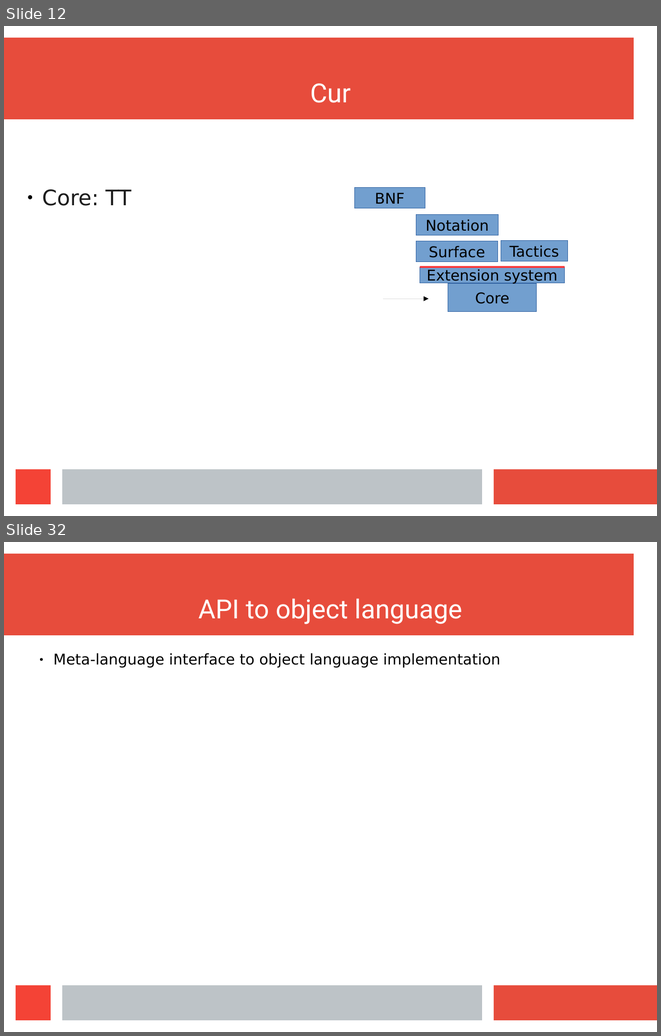
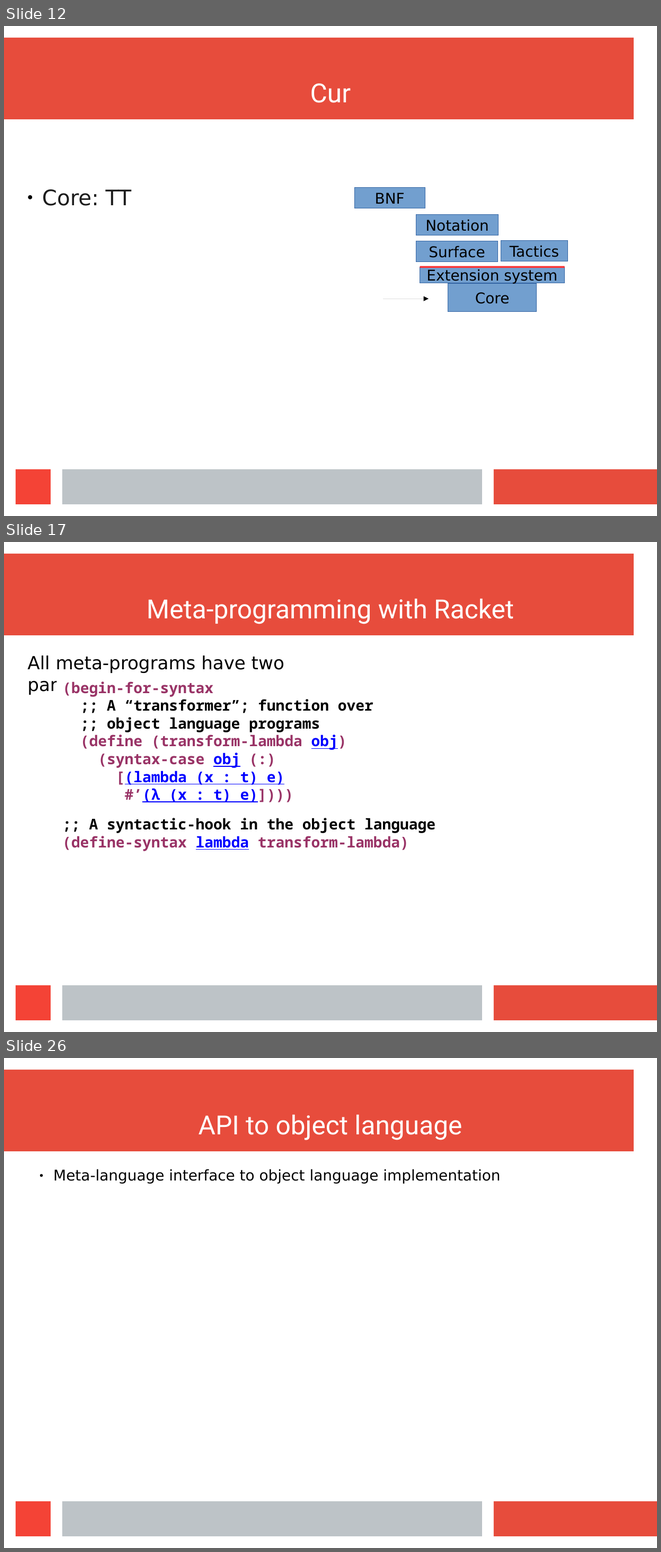
Before and after one commit to wilbowma/cur, a slide deck: hope-2016/slides.odp. Shown one above the other, each under a label of ours: slides 12 and 32 before the commit, slides 12, 17 and 26 after it; the slides between them are not shown. The pictures are 661x1036 and 661x1552 pixels, drawn with LibreOffice and Linux fonts; fonts in the diff are those of the drawing. Boxes give left, top, right and bottom in pixels: in the first picture for what was removed or moved away, otherwise in the second. Text is boxed around its words. In the diff, an @@ line names an element or a change of style, - is before the commit and + after.

```diff
--- a/hope-2016/slides.odp
+++ b/hope-2016/slides.odp
@@ slide 17 added at box(4, 542, 657, 1032), background #FFFFFF; not listed: 4 template elements that a slide beside it also shows @@
@@ title added at box(147, 598, 514, 624), 32 pt, text #FFFFFF @@
+Meta-programming with Racket
@@ text added at box(27, 655, 284, 695), 22 pt, text #000000 @@
+All meta-programs have two parts:
@@ text added at box(62, 681, 373, 802), 18 pt, text #993366, bold @@
+(begin-for-syntax
+;; A “transformer”; function over
+;; object language programs
+(define (transform-lambda obj)
+(syntax-case obj (:)
+[(lambda (x : t) e)
+#’(λ (x : t) e)])))
@@ text added at box(62, 818, 435, 851), 18 pt, text #000000, bold @@
+;; A syntactic-hook in the object language
+(define-syntax lambda transform-lambda)
@@ what was slide 32 is now slide 26 @@
```
Also in this commit, not shown: 8 slides changed, 6 other slides added, 14 slides removed.
